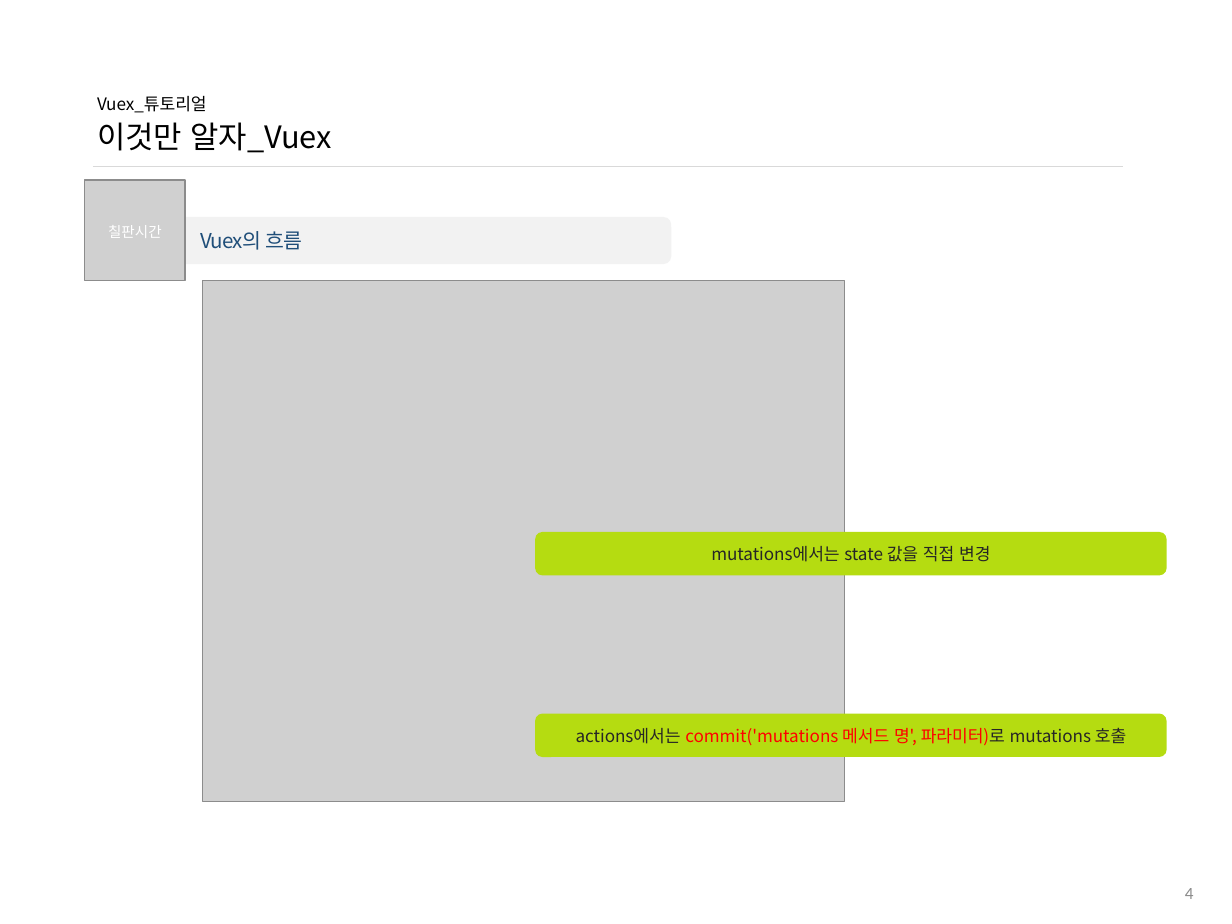
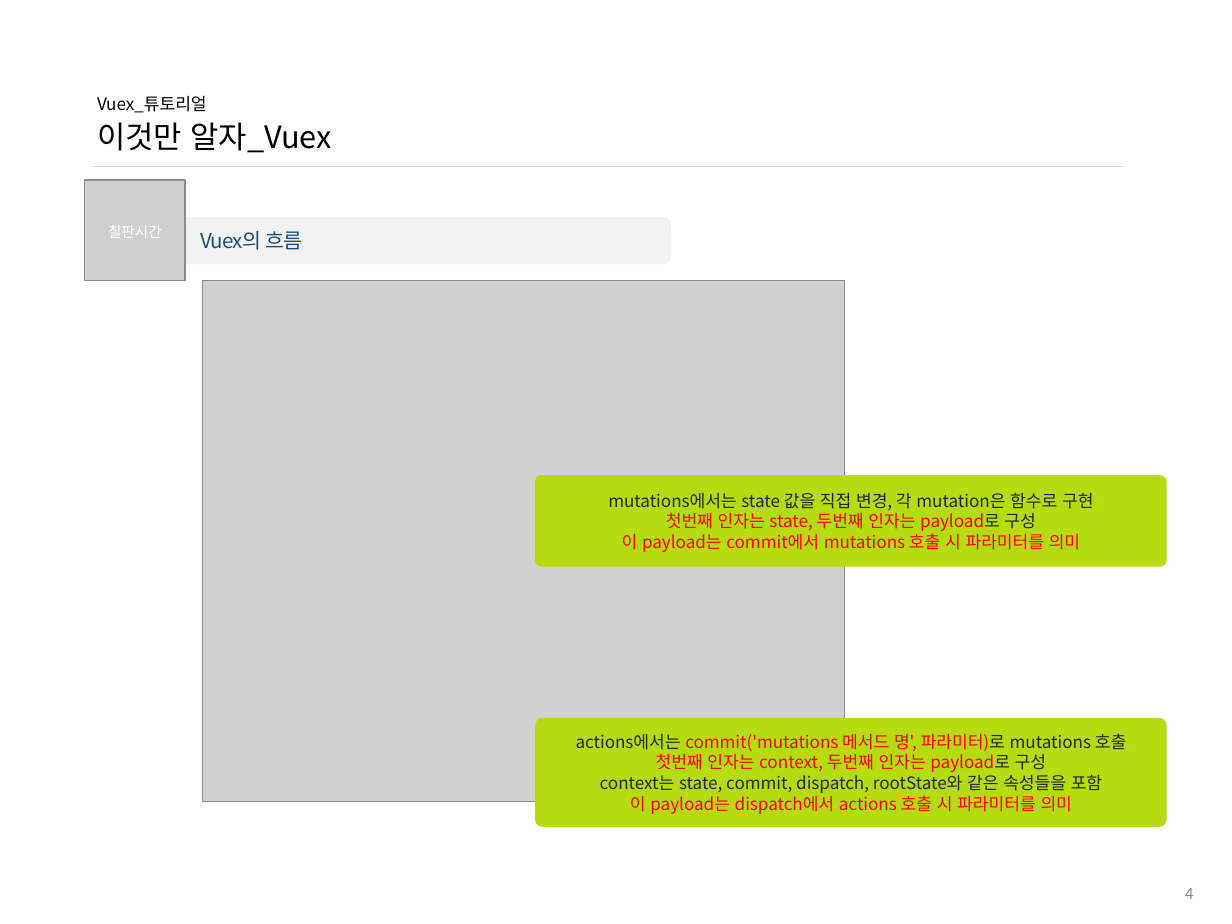
Before and after one commit to ddowon/vueStudy, a slide deck: slide 5 of 01.참고자료/191010_Vuex 튜토리얼.pptx. Drawn at 1232x924 pixels with LibreOffice and Linux fonts; fonts in the diff are those of the drawing; grey boxes stand for pictures; background and template pictures are left out. Boxes give left, top, right and bottom in pixels: in the first picture for what was removed or moved away, otherwise in the second. Text is boxed around its words. In the diff, an @@ line names an element or a change of style, - is before the commit and + after.

Commit message:
10월 22일 8차 Vuex 스터디 자료 업데이트

```diff
--- a/01.참고자료/191010_Vuex 튜토리얼.pptx
+++ b/01.참고자료/191010_Vuex 튜토리얼.pptx
@@ rounded rectangle "mutations에서는 state 값을 직접 변경, ...": place and size @@
-rounded rectangle "mutations에서는 state 값을 직접 변경, ..." at (535,532,1167,575)
+rounded rectangle "mutations에서는 state 값을 직접 변경, ..." at (535,476,1167,567)
@@ rounded rectangle "mutations에서는 state 값을 직접 변경, ..." at (535,476,1167,567): proportions changed @@
@@ text in rounded rectangle at (608,492,1093,552): text changed; text colour #262626 to #FF0000 @@
-mutations에서는 state 값을 직접 변경
+mutations에서는 state 값을 직접 변경, 각 mutation은 함수로 구현
+첫번째 인자는 state, 두번째 인자는 payload로 구성
+이 payload는 commit에서 mutations 호출 시 파라미터를 의미
@@ rounded rectangle "actions에서는 commit('mutations 메서드 명', 파라미터)로 ..." at (535,718,1167,828): proportions changed @@
@@ rounded rectangle "actions에서는 commit('mutations 메서드 명', 파라미터)로 ...": place and size @@
-rounded rectangle "actions에서는 commit('mutations 메서드 명', 파라미터)로 ..." at (535,713,1167,756)
+rounded rectangle "actions에서는 commit('mutations 메서드 명', 파라미터)로 ..." at (535,718,1167,828)
@@ text in rounded rectangle at (600,754,1102,814): paragraphs added @@
+첫번째 인자는 context, 두번째 인자는 payload로 구성
+context는 state, commit, dispatch, rootState와 같은 속성들을 포함
+이 payload는 dispatch에서 actions 호출 시 파라미터를 의미
```
Also in this commit, not shown: 7 other slides changed, 22 slides added.
